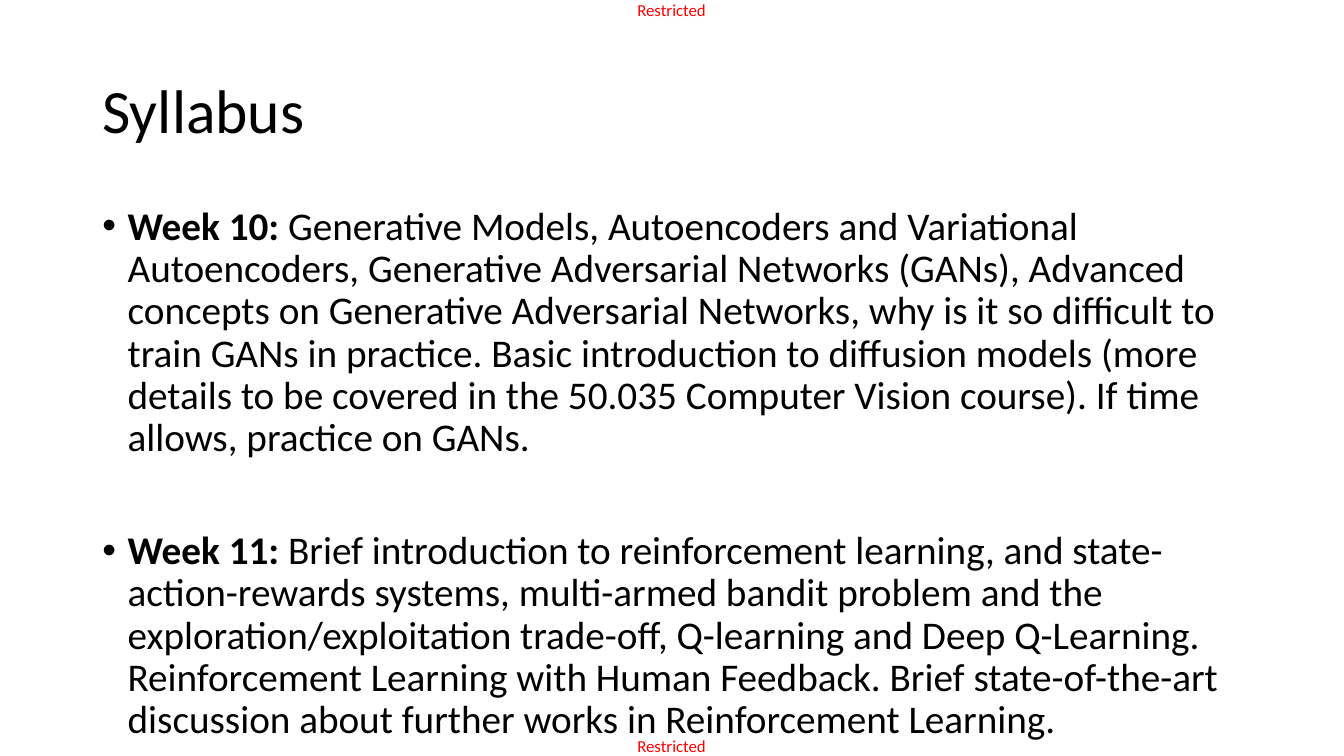
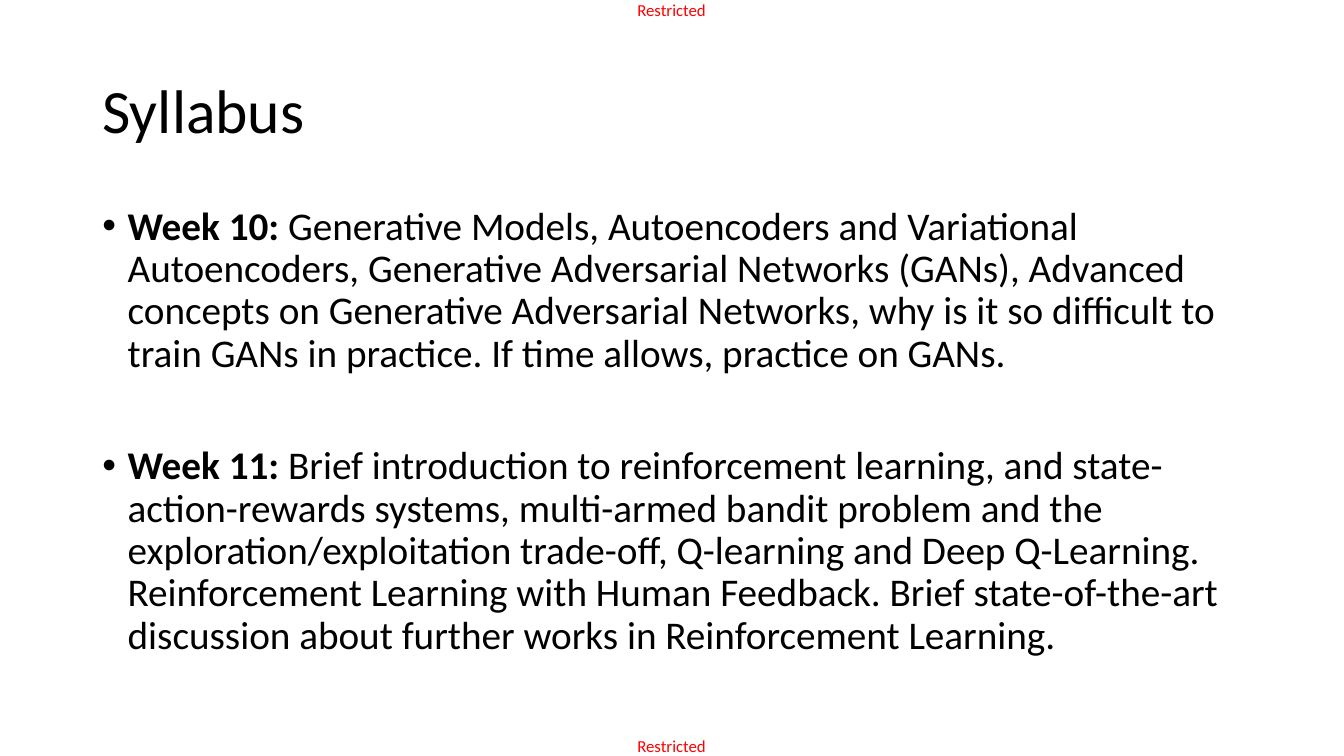
Before and after one commit to matthieudemari/SUTD_DL_50_039, a slide deck: slide 15 of W1/1. W1S1 final/W1S1.pptx. Drawn at 1344x756 pixels with LibreOffice and Linux fonts; fonts in the diff are those of the drawing. Boxes give left, top, right and bottom in pixels: in the first picture for what was removed or moved away, otherwise in the second. Text is boxed around its words. In the diff, an @@ line names an element or a change of style, - is before the commit and + after.

```diff
--- a/W1/1. W1S1 final/W1S1.pptx
+++ b/W1/1. W1S1 final/W1S1.pptx
@@ text at bbox=[128, 212, 1214, 374]: text changed @@
-• Week 10: Generative Models, Autoencoders and Variational Autoencoders, Generative Adversarial Networks (GANs), Advanced concepts on Generative Adversarial Networks, why is it so difficult to train GANs in practice. Basic introduction to diffusion models (more details to be covered in the 50.035 Computer Vision course). If time allows, practice on GANs.
+• Week 10: Generative Models, Autoencoders and Variational Autoencoders, Generative Adversarial Networks (GANs), Advanced concepts on Generative Adversarial Networks, why is it so difficult to train GANs in practice. If time allows, practice on GANs.
```
Also in this commit, not shown: 22 other slides changed, 7 other files.
